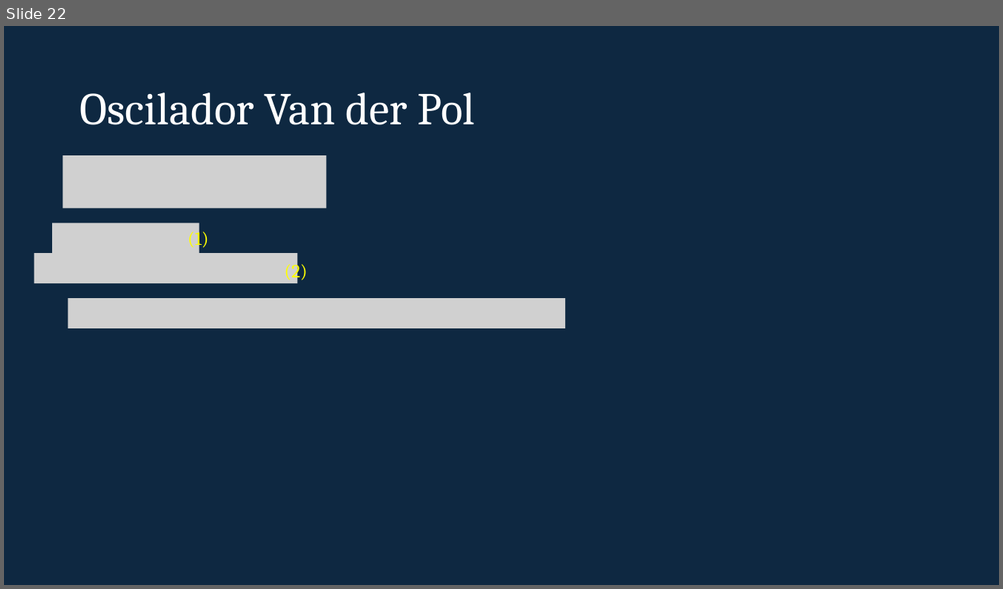
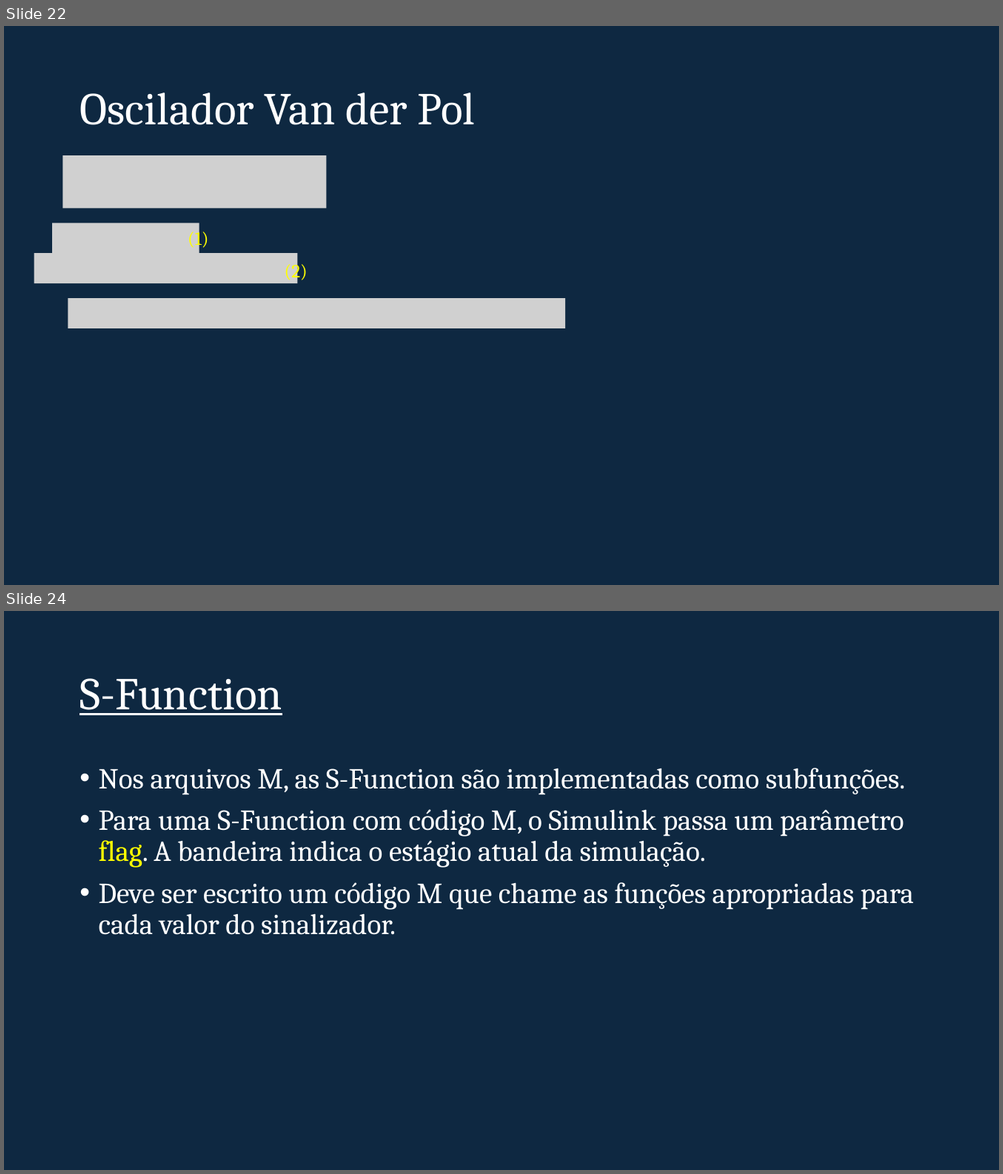
Before and after one commit to sergioacg/simulink-ep, a slide deck: Simulink.pptx. Shown one above the other, each under a label of ours: slide 22 before the commit, slides 22 and 24 after it; the slides between them are not shown. The pictures are 1003x589 and 1003x1174 pixels, drawn with LibreOffice and Linux fonts; fonts in the diff are those of the drawing; grey boxes stand for pictures; background and template pictures are left out. Boxes give left, top, right and bottom in pixels: in the first picture for what was removed or moved away, otherwise in the second. Text is boxed around its words. In the diff, an @@ line names an element or a change of style, - is before the commit and + after.

```diff
--- a/Simulink.pptx
+++ b/Simulink.pptx
@@ slide 24 added at bbox=[4, 611, 999, 1170], background #0E2841 @@
@@ title added at bbox=[79, 678, 282, 715], 44 pt, text #FFFFFF, underline @@
+S-Function
@@ text added at bbox=[99, 768, 913, 935], 28 pt, text #FFFFFF @@
+• Nos arquivos M, as S-Function são implementadas como subfunções.
+• Para uma S-Function com código M, o Simulink passa um parâmetro flag. A bandeira indica o estágio atual da simulação.
+• Deve ser escrito um código M que chame as funções apropriadas para cada valor do sinalizador.
```
Also in this commit, not shown: 5 other slides added, 23 other files.
